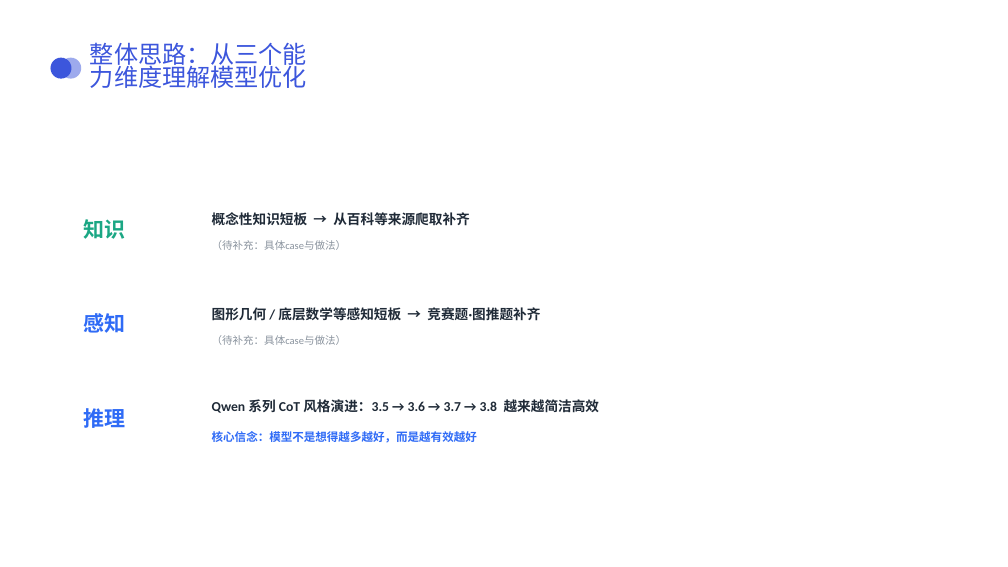
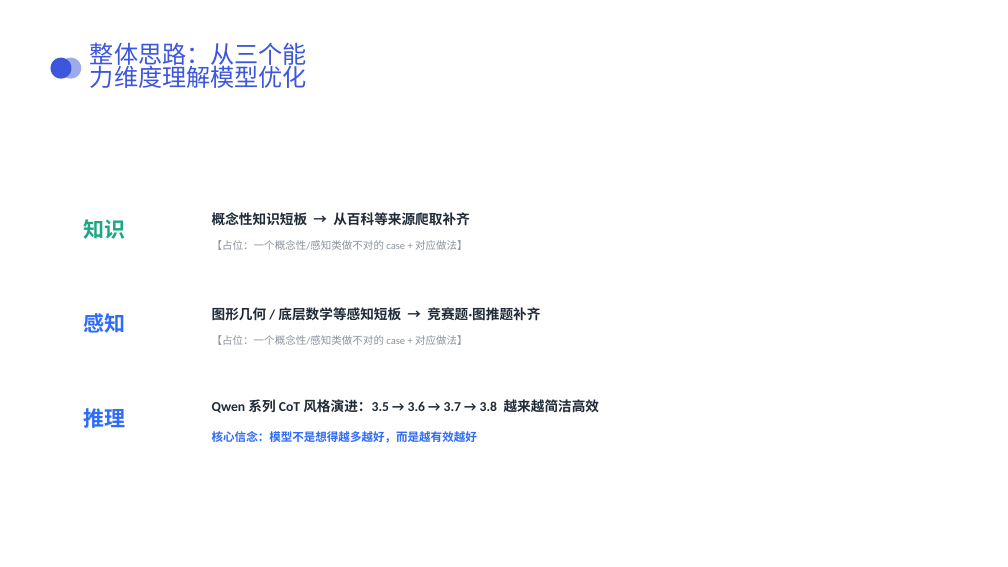
Before and after one commit to cocoastar/Anything, a slide deck: slide 4 of 答辩.pptx. Drawn at 1008x567 pixels with LibreOffice and Linux fonts; fonts in the diff are those of the drawing; background and template pictures are left out. Boxes give left, top, right and bottom in pixels: in the first picture for what was removed or moved away, otherwise in the second. Text is boxed around its words. In the diff, an @@ line names an element or a change of style, - is before the commit and + after.

```diff
--- a/答辩.pptx
+++ b/答辩.pptx
@@ text at (x1=212, y1=240, x2=468, y2=250): text changed @@
-（待补充：具体case与做法）
+【占位：一个概念性/感知类做不对的 case + 对应做法】
@@ text at (x1=212, y1=335, x2=468, y2=345): text changed @@
-（待补充：具体case与做法）
+【占位：一个概念性/感知类做不对的 case + 对应做法】
```
Also in this commit, not shown: 11 other slides changed.
